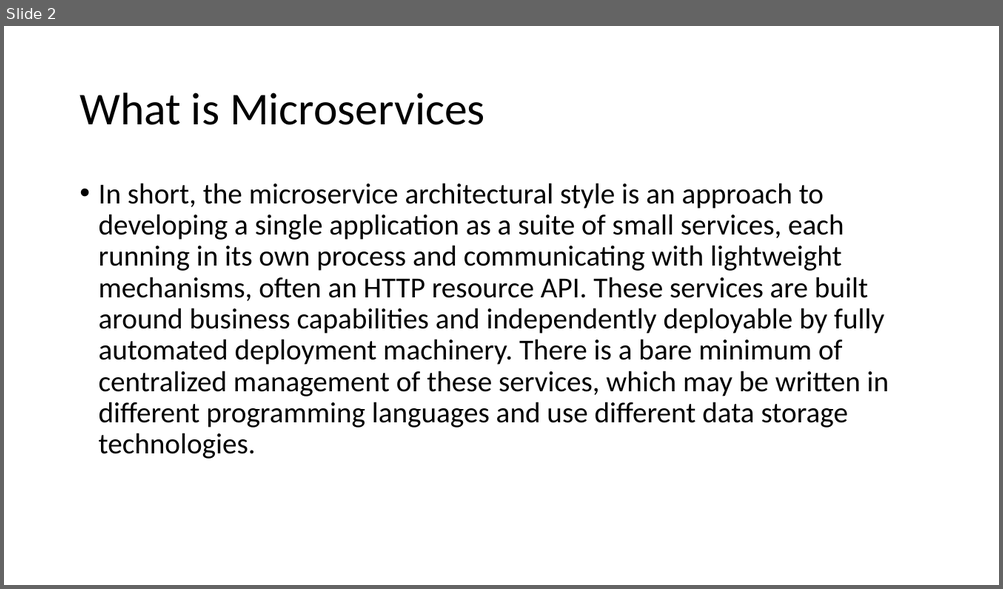
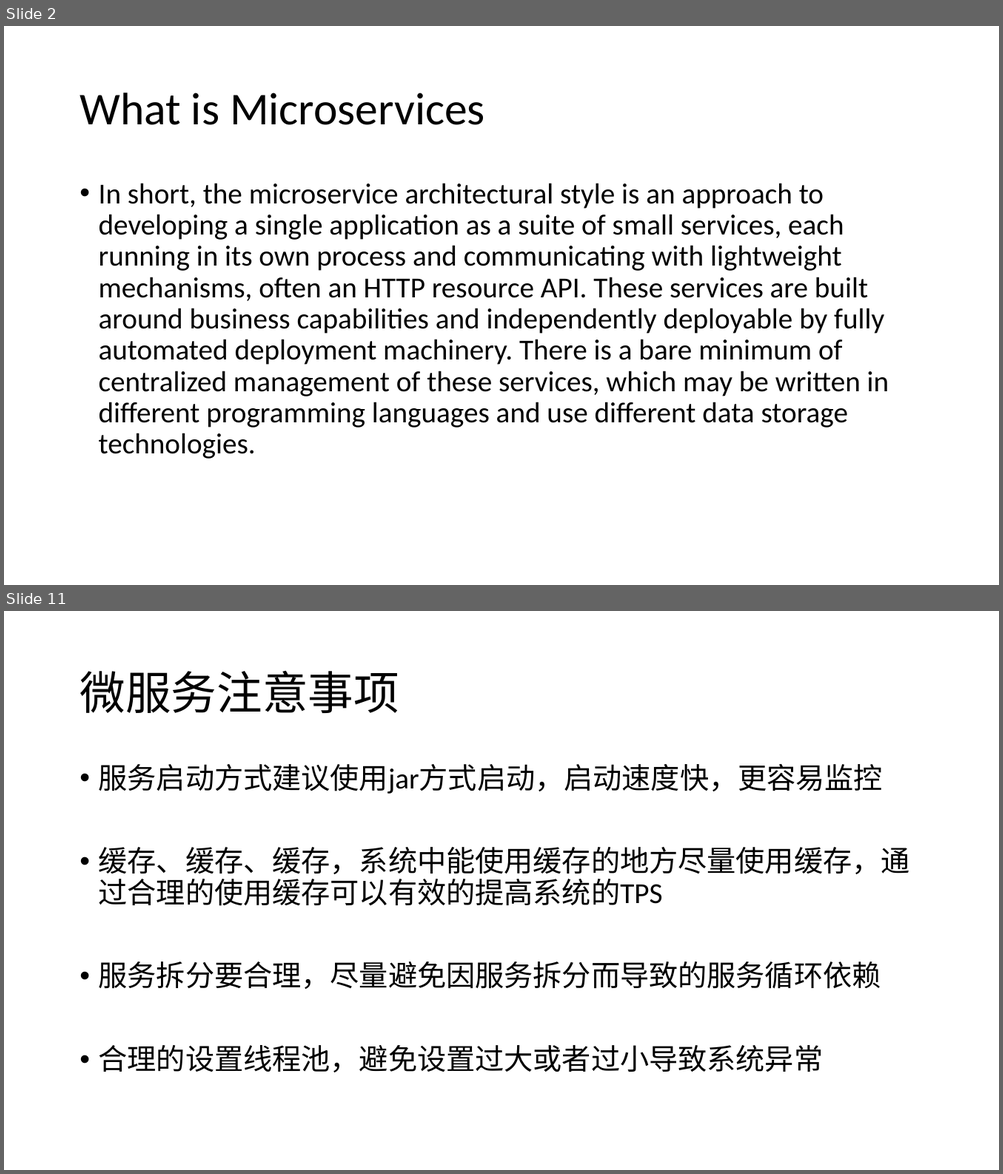
Before and after one commit to jungle0127/springcloudstudy, a slide deck: docs/microservices.pptx. Shown one above the other, each under a label of ours: slide 2 before the commit, slides 2 and 11 after it; the slides between them are not shown. The pictures are 1003x589 and 1003x1174 pixels, drawn with LibreOffice and Linux fonts; fonts in the diff are those of the drawing. Boxes give left, top, right and bottom in pixels: in the first picture for what was removed or moved away, otherwise in the second. Text is boxed around its words. In the diff, an @@ line names an element or a change of style, - is before the commit and + after.

```diff
--- a/docs/microservices.pptx
+++ b/docs/microservices.pptx
@@ slide 11 added at bbox=[4, 611, 999, 1170], background #FFFFFF @@
@@ title added at bbox=[79, 670, 398, 713], 44 pt, text #000000 @@
+微服务注意事项
@@ text added at bbox=[99, 764, 910, 1073], 28 pt, text #000000 @@
+• 服务启动方式建议使用jar方式启动，启动速度快，更容易监控
+• 缓存、缓存、缓存，系统中能使用缓存的地方尽量使用缓存，通过合理的使用缓存可以有效的提高系统的TPS
+• 服务拆分要合理，尽量避免因服务拆分而导致的服务循环依赖
+• 合理的设置线程池，避免设置过大或者过小导致系统异常
```
Also in this commit, not shown: 1 slide changed, 15 other slides added, 2 other files.
